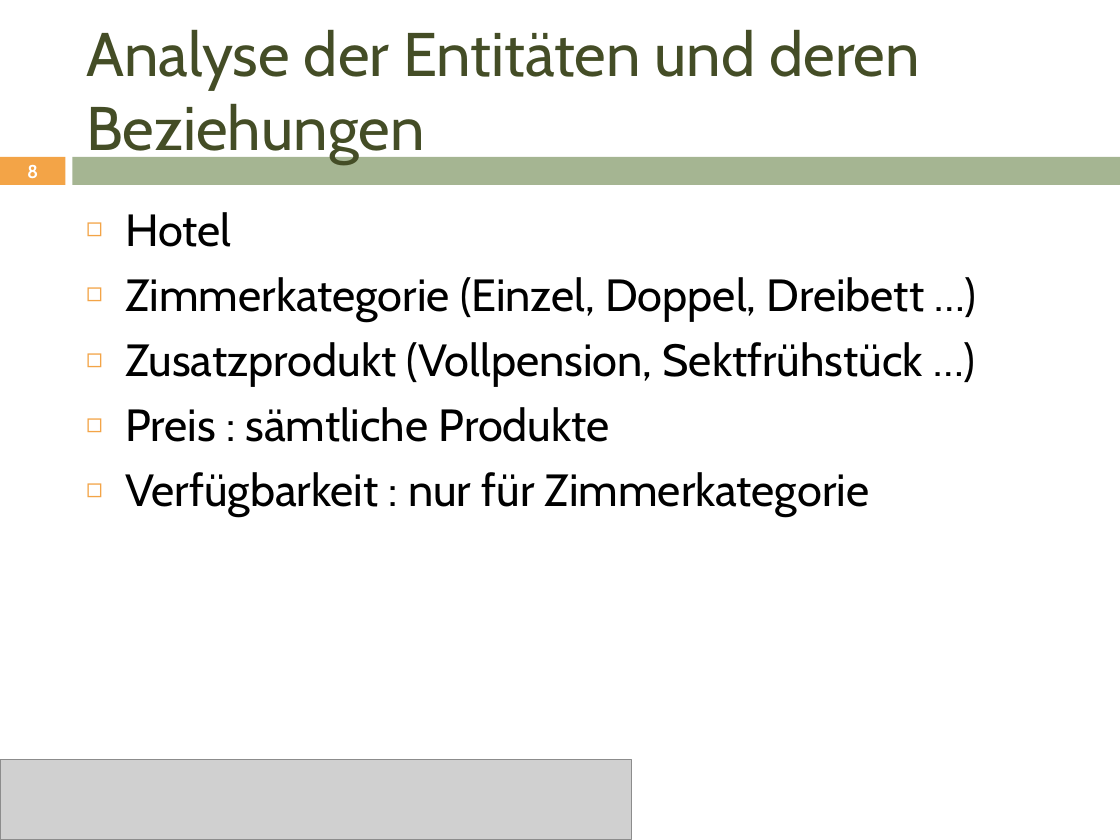
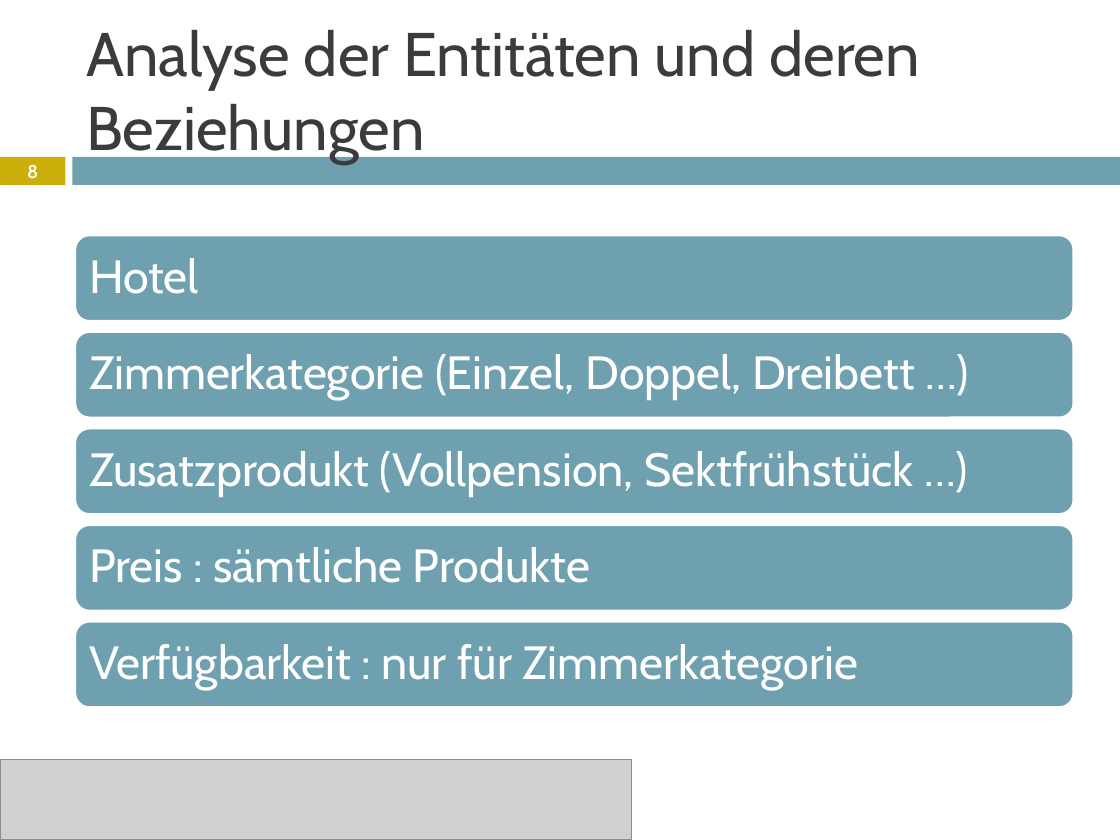
Before and after one commit to janhelmle/weiterbildung_fachinformatiker_ihk_projektantrag, a slide deck: slide 8 of praesentation/Projektpräsentation.pptx. Drawn at 1120x840 pixels with LibreOffice and Linux fonts; fonts in the diff are those of the drawing; grey boxes stand for pictures. Boxes give left, top, right and bottom in pixels: in the first picture for what was removed or moved away, otherwise in the second. Text is boxed around its words. In the diff, an @@ line names an element or a change of style, - is before the commit and + after.

```diff
--- a/praesentation/Projektpräsentation.pptx
+++ b/praesentation/Projektpräsentation.pptx
@@ title "Analyse der Entitäten und deren ..." at [86, 30, 920, 164]: text colour #444D26 to #3B3B3B @@
@@ rectangle at [0, 157, 65, 185]: fill #F3A447 to #CCAF0A @@
@@ rectangle at [73, 157, 1120, 185]: fill #A5B592 to #6EA0B0 @@
@@ text removed at [125, 212, 925, 517] @@
-◻ Hotel
-◻ Zimmerkategorie (Einzel, Doppel, Dreibett …)
-◻ Zusatzprodukt (Vollpension, Sektfrühstück …)
-◻ Preis : sämtliche Produkte
-◻ Verfügbarkeit : nur für Zimmerkategorie
@@ group added at [75, 235, 1074, 708]: 5 rounded rectangles, 5 texts @@
+Hotel
+Zimmerkategorie (Einzel, Doppel, Dreibett …)
+Zusatzprodukt (Vollpension, Sektfrühstück …)
+Preis : sämtliche Produkte
+Verfügbarkeit : nur für Zimmerkategorie
```
Also in this commit, not shown: 16 other slides changed, 1 other file.
